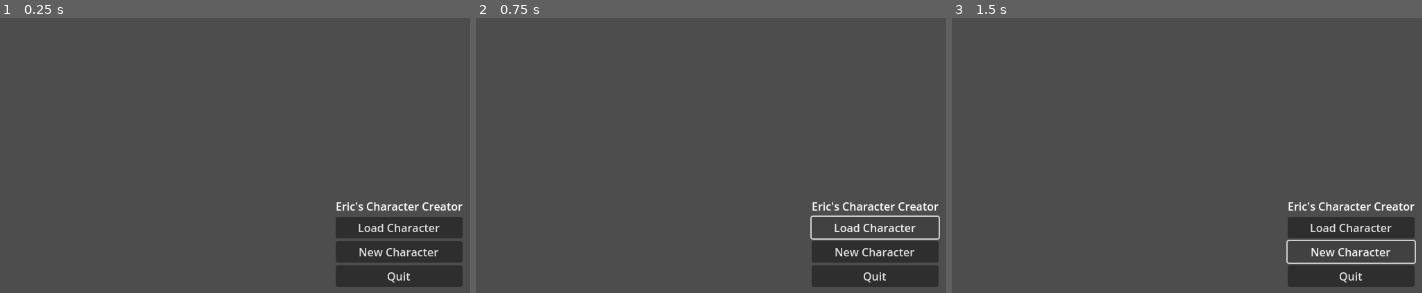
Above: before the commit, frames 1-3 (left to right).
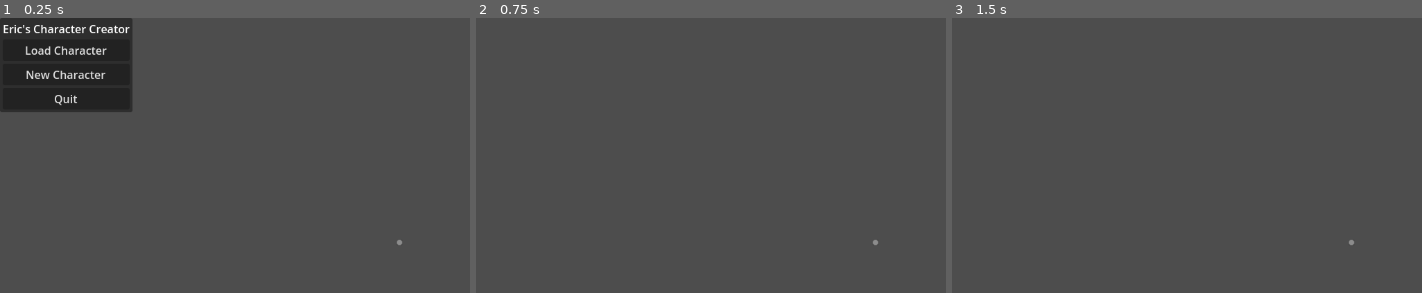
Above: after the commit, the same moments.

Repository: eodomo/Eric-s-Character-Creator
Game: Godot game, scene res://Scenes/main_menu.tscn
The game is run twice, just before and just after one commit, with the same random seed, the same clock (stepped at 60 frames per second) and the same inputs.
Inputs (mouse positions are in pixels of both pictures, inside the frame that each line leads up to):
- Up to frame 1 (0.25 s): no input
- Up to frame 2 (0.75 s): click (875, 227) at 0.5 s, where only the run before the commit has a clickable "Load Character"
- Up to frame 3 (1.5 s): click (1384, 251) at 1.25 s, where only the run after the commit has a clickable "Character 1"

The runs differ from the first frame. In frame 1, 15% of the frame differs, in the area x 0-99%, y 0-98%; in frame 2, 5.0%; in frame 3, 5.0%.

Commit message:
broke the main menu oops

Diff:
--- a/Scenes/main_menu.tscn
+++ b/Scenes/main_menu.tscn
@@ -19,28 +19,49 @@
 grow_horizontal = 2
 grow_vertical = 2
 
-[node name="CenterContainer" type="CenterContainer" parent="AspectRatioContainer"]
+[node name="CenterContainer2" type="CenterContainer" parent="AspectRatioContainer"]
 layout_mode = 2
 
-[node name="VBoxContainer" type="VBoxContainer" parent="AspectRatioContainer/CenterContainer"]
+[node name="LoadCharacter ScrollContainer" type="ScrollContainer" parent="AspectRatioContainer/CenterContainer2"]
 layout_mode = 2
+
+[node name="VBoxContainer" type="VBoxContainer" parent="AspectRatioContainer/CenterContainer2/LoadCharacter ScrollContainer"]
+layout_mode = 2
+
+[node name="Button" type="Button" parent="AspectRatioContainer/CenterContainer2/LoadCharacter ScrollContainer/VBoxContainer"]
+layout_mode = 2
+text = "Character 1"
+
+[node name="CenterContainer" type="CenterContainer" parent="AspectRatioContainer"]
+visible = false
+layout_mode = 2
+
+[node name="PopupPanel" type="PopupPanel" parent="AspectRatioContainer/CenterContainer"]
+size = Vector2i(191, 136)
+visible = true
+
+[node name="VBoxContainer" type="VBoxContainer" parent="AspectRatioContainer/CenterContainer/PopupPanel"]
+offset_left = 4.0
+offset_top = 4.0
+offset_right = 187.0
+offset_bottom = 132.0
 alignment = 1
 
-[node name="Title" type="Label" parent="AspectRatioContainer/CenterContainer/VBoxContainer"]
+[node name="Title" type="Label" parent="AspectRatioContainer/CenterContainer/PopupPanel/VBoxContainer"]
 layout_mode = 2
 text = "Eric's Character Creator"
 horizontal_alignment = 1
 
-[node name="Load Character" type="Button" parent="AspectRatioContainer/CenterContainer/VBoxContainer"]
+[node name="Load Character" type="Button" parent="AspectRatioContainer/CenterContainer/PopupPanel/VBoxContainer"]
 layout_mode = 2
 text = "Load Character"
 
-[node name="New Character Button" type="Button" parent="AspectRatioContainer/CenterContainer/VBoxContainer"]
+[node name="New Character Button" type="Button" parent="AspectRatioContainer/CenterContainer/PopupPanel/VBoxContainer"]
 layout_mode = 2
 text = "New Character"
 
-[node name="Quit Button" type="Button" parent="AspectRatioContainer/CenterContainer/VBoxContainer"]
+[node name="Quit Button" type="Button" parent="AspectRatioContainer/CenterContainer/PopupPanel/VBoxContainer"]
 layout_mode = 2
 text = "Quit"
 
-[connection signal="button_up" from="AspectRatioContainer/CenterContainer/VBoxContainer/Quit Button" to="." method="_on_quit_button_button_up"]
+[connection signal="button_up" from="AspectRatioContainer/CenterContainer/PopupPanel/VBoxContainer/Quit Button" to="." method="_on_quit_button_button_up"]
